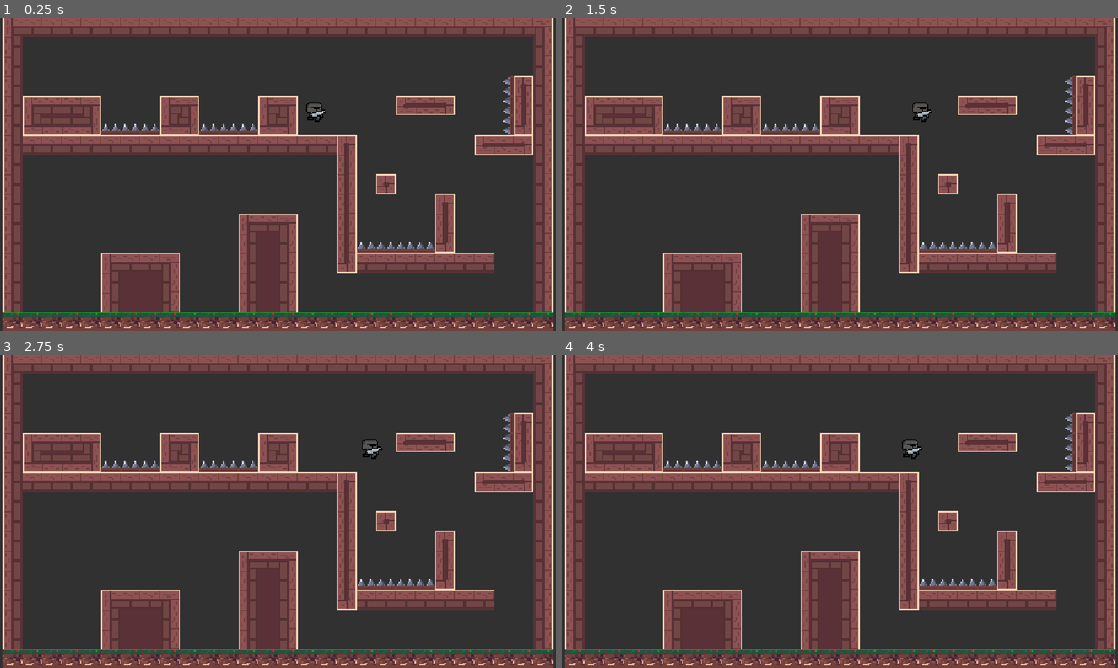
Above: before the commit, frames 1-4 (two rows, left to right).
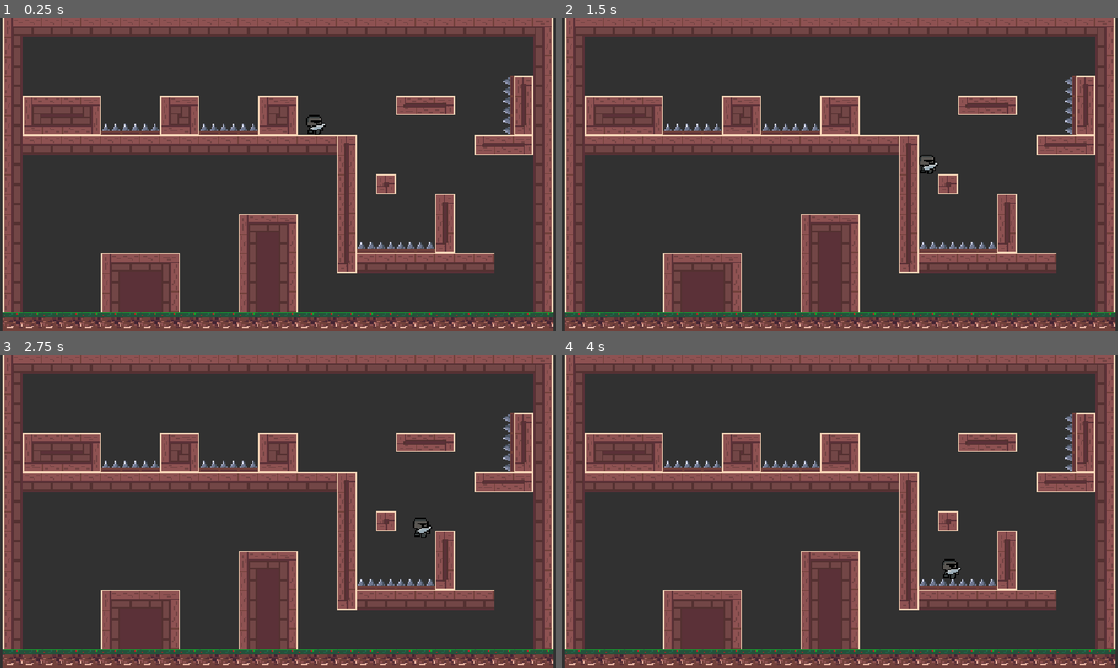
Above: after the commit, the same moments.

Repository: Marcausente/KnightGame2DGodot
Game: Godot game, scene res://Escenas/escena_principal/escena_principal.tscn
Two runs of this game, one before a commit and one after it. Both use one fixed random seed, a clock stepped at 60 frames per second and the inputs below.
Inputs:
- Up to frame 1 (0.25 s): no input
- Up to frame 2 (1.5 s): tap Enter at 0.5 s; hold Right (ui_right) 0.53-1.28 s; hold Left (ui_left) from 1.28 s (still down)
- Up to frame 3 (2.75 s): release Left (ui_left) at 2.03 s; hold Right (ui_right) from 2.03 s (still down)
- Up to frame 4 (4 s): tap Space at 3.5 s; release Right (ui_right) at 3.53 s; hold Left (ui_left) from 3.53 s (still down)

The runs differ from the first frame. In frame 1, 0.3% of the frame differs, in the area x 55-59%, y 26-38%; in frame 2, 0.3%; in frame 3, 0.3%; in frame 4, 0.3%, in the area x 61-72%, y 26-72%.

Commit message:
FEAT: Recibir gravedad del personaje

Diff:
--- a/Escenas/personaje/personaje.gd
+++ b/Escenas/personaje/personaje.gd
@@ -8,7 +8,8 @@
 func _physics_process(delta): #Es una funcion que se llama constantemente, una vez cada frame, y recibe delta que es el numero en decimales del frame anterior
 
 	movimiento_horizontal(_speed) #Ejecuta la funcion de movimiento horizontal
-	move_and_slide()
+	movimiento_vertical(delta)
+	move_and_slide() #Basciamente hace todas las comprobaciones de fisica con paredes, suelos etc despues de mover
 
 
 func inicio_funcion_test(): #Funcion que nos da los datos de prueba por consola
@@ -22,3 +23,6 @@
 		velocity.x = -speed #La velocidad se resta en el eje X (Izquierda)
 	else:
 		velocity.x = 0
+
+func movimiento_vertical(delta):
+	velocity += get_gravity() * delta #Lo mismo que poner velocity = velocity + get_gravity(), le sumas el valor de la gravedad a la variable velocity
